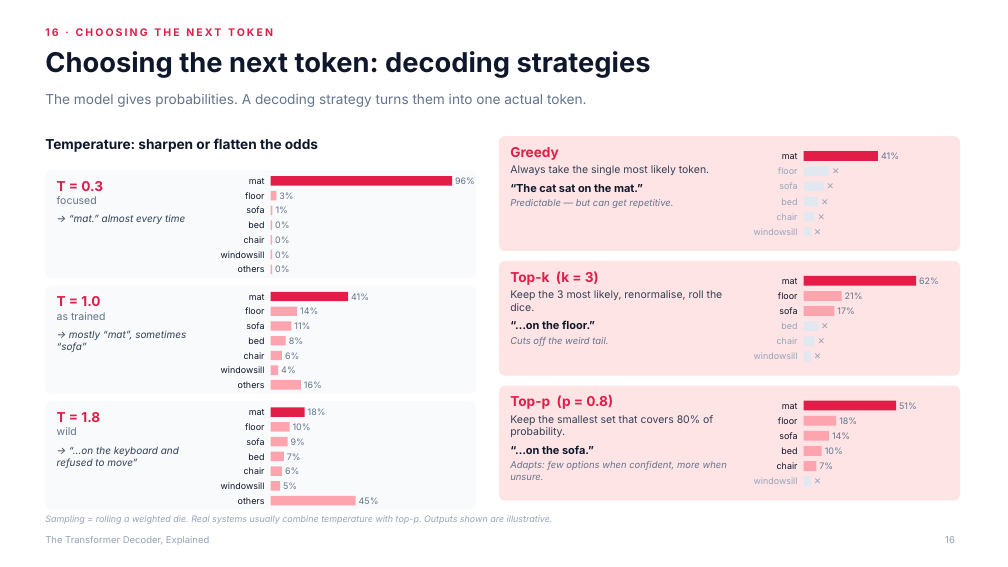
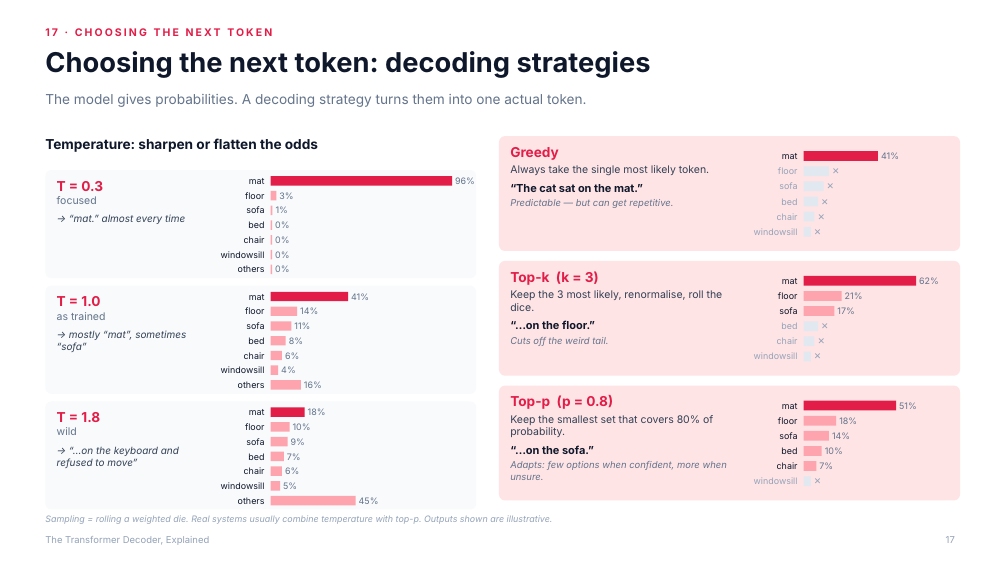
Before and after one commit to altafr/transformer, a slide deck: slide 17 of slides/transformer-decoder-explained.pptx (slide 16 before the commit). Drawn at 1008x567 pixels with LibreOffice and Linux fonts; fonts in the diff are those of the drawing. Boxes give left, top, right and bottom in pixels: in the first picture for what was removed or moved away, otherwise in the second. Text is boxed around its words. In the diff, an @@ line names an element or a change of style, - is before the commit and + after.

```diff
--- a/slides/transformer-decoder-explained.pptx
+++ b/slides/transformer-decoder-explained.pptx
@@ text at box(45, 28, 272, 36): text changed @@
-16 · CHOOSING THE NEXT TOKEN
+17 · CHOOSING THE NEXT TOKEN
@@ page number at box(946, 536, 955, 543): text changed @@
-16
+17
```
Also in this commit, not shown: 18 other slides changed, 1 slide added, 2 other files.
